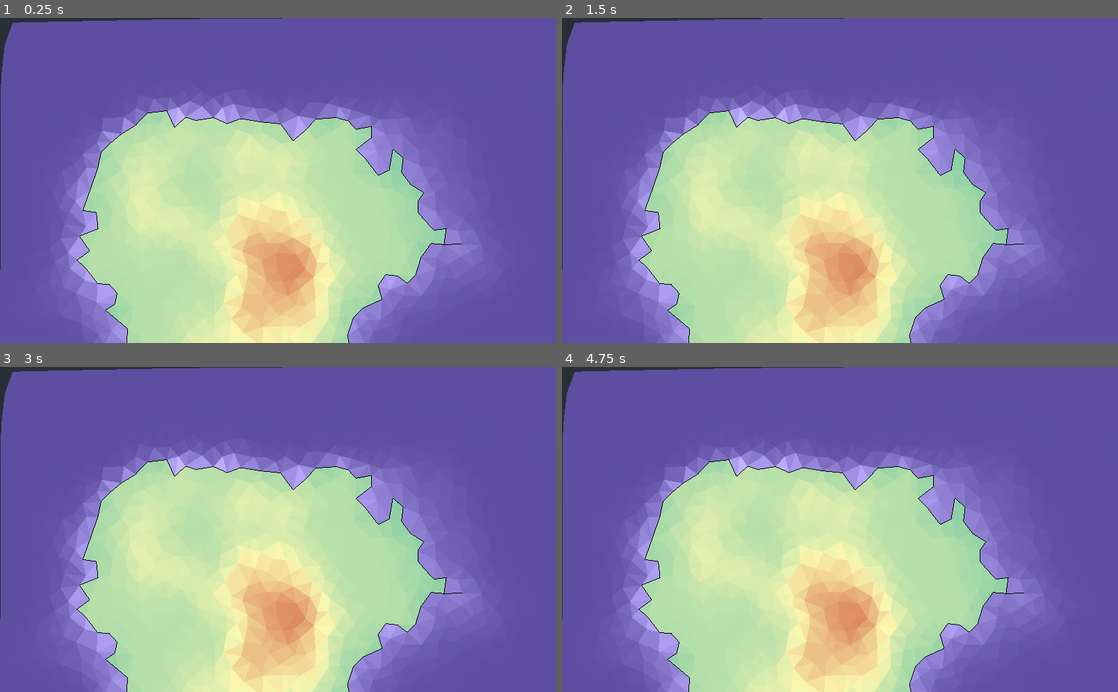
Above: before the commit, frames 1-4 (two rows, left to right).
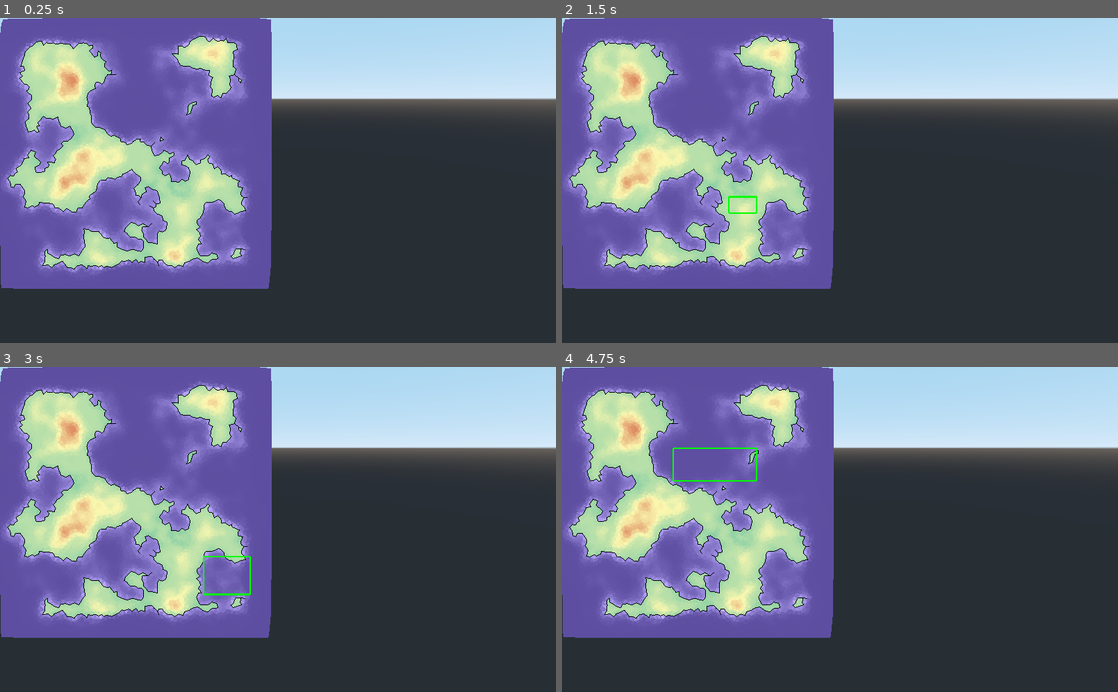
Above: after the commit, the same moments.

Repository: eriwyn/societer
Game: Godot game, scene res://world/game.tscn
The game is run twice, just before and just after one commit, with the same random seed, the same clock (stepped at 60 frames per second) and the same inputs.
Inputs (mouse positions are in pixels of both pictures, inside the frame that each line leads up to):
- Up to frame 1 (0.25 s): no input
- Up to frame 2 (1.5 s): tap Enter at 0.5 s; move the mouse to (962, 164) at 0.52 s; press the mouse at (962, 164) at 0.53 s; right-click (962, 164) at 0.8 s; release the mouse at (962, 164) at 1.25 s; tap Space at 1.25 s; drag from (728, 196) to (812, 245) at 1.27 s
- Up to frame 3 (3 s): tap Enter at 2 s; move the mouse to (333, 458) at 2.02 s; press the mouse at (333, 458) at 2.03 s; right-click (333, 458) at 2.3 s; release the mouse at (333, 458) at 2.75 s; tap Space at 2.75 s; drag from (250, 594) to (111, 480) at 2.77 s
- Up to frame 4 (4.75 s): move the mouse to (1006, 578) at 3.52 s; press the mouse at (1006, 578) at 3.53 s; right-click (1006, 578) at 3.8 s; release the mouse at (1006, 578) at 4.25 s; tap Enter at 4.25 s; drag from (673, 480) to (756, 448) at 4.27 s

The runs differ from the first frame. In frame 1, 85% of the frame differs, in the area x 0-100%, y 0-100%; in frame 2, 85%; in frame 3, 85%; in frame 4, 85%.

Commit message:
add camera

Diff:
--- a/project.godot
+++ b/project.godot
@@ -9,6 +9,11 @@
 config_version=4
 
 _global_script_classes=[ {
+"base": "Camera",
+"class": "CameraController",
+"language": "GDScript",
+"path": "res://utils/camera/CameraController.gd"
+}, {
 "base": "Reference",
 "class": "Delaunator",
 "language": "GDScript",
@@ -25,6 +30,7 @@
 "path": "res://utils/terrain/Terrain.gd"
 } ]
 _global_script_class_icons={
+"CameraController": "",
 "Delaunator": "",
 "PoissonDiscSampling": "",
 "Terrain": ""
@@ -40,6 +46,19 @@
 
 common/drop_mouse_on_gui_input_disabled=true
 
+[input]
+
+main_command={
+"deadzone": 0.5,
+"events": [ Object(InputEventMouseButton,"resource_local_to_scene":false,"resource_name":"","device":0,"alt":false,"shift":false,"control":false,"meta":false,"command":false,"button_mask":0,"position":Vector2( 0, 0 ),"global_position":Vector2( 0, 0 ),"factor":1.0,"button_index":2,"pressed":false,"doubleclick":false,"script":null)
+ ]
+}
+alt_command={
+"deadzone": 0.5,
+"events": [ Object(InputEventMouseButton,"resource_local_to_scene":false,"resource_name":"","device":0,"alt":false,"shift":false,"control":false,"meta":false,"command":false,"button_mask":0,"position":Vector2( 0, 0 ),"global_position":Vector2( 0, 0 ),"factor":1.0,"button_index":1,"pressed":false,"doubleclick":false,"script":null)
+ ]
+}
+
 [physics]
 
 common/enable_pause_aware_picking=true
--- /dev/null
+++ b/utils/camera/CamBase.gd
@@ -0,0 +1,98 @@
+extends Spatial
+
+const MOVE_MARGIN = 20
+const MOVE_SPEED = 30
+
+const ray_length = 1000
+onready var cam = $Camera
+
+var team = 0
+var selected_units = []
+onready var selection_box = $SelectionBox
+var start_sel_pos = Vector2()
+
+func _process(delta):
+	var m_pos = get_viewport().get_mouse_position()
+#	calc_move(m_pos, delta)
+	if Input.is_action_just_pressed("main_command"):
+		move_selected_units(m_pos)
+	if Input.is_action_just_pressed("alt_command"):
+		selection_box.start_sel_pos = m_pos
+		start_sel_pos = m_pos
+	if Input.is_action_pressed("alt_command"):
+		selection_box.m_pos = m_pos
+		selection_box.is_visible = true
+	else:
+		selection_box.is_visible = false
+	if Input.is_action_just_released("alt_command"):
+		select_units(m_pos)
+
+func calc_move(m_pos, delta):
+	var v_size = get_viewport().size
+	var move_vec = Vector3()
+	if m_pos.x < MOVE_MARGIN:
+		move_vec.x -= 1
+	if m_pos.y < MOVE_MARGIN:
+		move_vec.z -= 1
+	if m_pos.x > v_size.x - MOVE_MARGIN:
+		move_vec.x += 1
+	if m_pos.y > v_size.y - MOVE_MARGIN:
+		move_vec.z += 1
+	move_vec = move_vec.rotated(Vector3(0, 1, 0), rotation_degrees.y)
+	global_translate(move_vec * delta * MOVE_SPEED)
+
+func move_selected_units(m_pos):
+	var result = raycast_from_mouse(m_pos, 1)
+	if result:
+		var unit_index = 0
+		for unit in selected_units:
+			var new_position = result.position
+			new_position.x = new_position.x + unit_index
+			unit.move_to(new_position)
+			unit_index += 1
+
+func select_units(m_pos):
+	var new_selected_units = []
+	if m_pos.distance_squared_to(start_sel_pos) < 16:
+		var u = get_unit_under_mouse(m_pos)
+		if u != null:
+			new_selected_units.append(u)
+	else:
+		new_selected_units = get_units_in_box(start_sel_pos, m_pos)
+
+	for unit in selected_units:
+		unit.deselect()
+	for unit in new_selected_units:
+		unit.select()
+	selected_units = new_selected_units
+
+func get_unit_under_mouse(m_pos):
+	var result = raycast_from_mouse(m_pos, 3)
+	if result and result.collider.is_in_group("units"):
+		return result.collider
+
+func get_units_in_box(top_left, bot_right):
+	if top_left.x > bot_right.x:
+		var tmp = top_left.x
+		top_left.x = bot_right.x
+		bot_right.x = tmp
+	if top_left.y > bot_right.y:
+		var tmp = top_left.y
+		top_left.y = bot_right.y
+		bot_right.y = tmp
+	var box = Rect2(top_left, bot_right - top_left)
+	var box_selected_units = []
+	for unit in get_tree().get_nodes_in_group("units"):
+		if box.has_point(cam.unproject_position(unit.global_transform.origin)):
+			box_selected_units.append(unit)
+	return box_selected_units
+
+func raycast_from_mouse(m_pos, collision_mask):
+	var ray_start = cam.project_ray_origin(m_pos)
+	var ray_end = ray_start + cam.project_ray_normal(m_pos) * ray_length
+	var space_state = get_world().direct_space_state
+	return space_state.intersect_ray(ray_start, ray_end, [], collision_mask)
+
+
+func _on_Camera_camera_moved(new_location):
+	pass # Replace with function body.
--- /dev/null
+++ b/utils/camera/CamBase.tscn
@@ -0,0 +1,33 @@
+[gd_scene load_steps=5 format=2]
+
+[ext_resource path="res://utils/camera/SelectionBox.gd" type="Script" id=1]
+[ext_resource path="res://utils/camera/CamBase.gd" type="Script" id=2]
+[ext_resource path="res://utils/camera/CameraController.gd" type="Script" id=3]
+[ext_resource path="res://utils/camera/CameraInput.gd" type="Script" id=4]
+
+[node name="CamBase" type="Spatial"]
+transform = Transform( 1, 0, 0, 0, 0.34202, 0.939693, 0, -0.939693, 0.34202, 0, 0, 0 )
+script = ExtResource( 2 )
+
+[node name="Camera" type="Camera" parent="."]
+size = 20.0
+near = 0.01
+far = 8192.0
+script = ExtResource( 3 )
+movement_speed = 70.017
+min_zoom = 51.0
+zoom_sensibility = 2.818
+rotation_sensibility = 1.0
+
+[node name="Node" type="Node" parent="Camera"]
+script = ExtResource( 4 )
+
+[node name="SelectionBox" type="Control" parent="."]
+margin_right = 40.0
+margin_bottom = 40.0
+script = ExtResource( 1 )
+
+[connection signal="on_change_action" from="Camera/Node" to="Camera" method="change_action"]
+[connection signal="on_change_velocity" from="Camera/Node" to="Camera" method="change_velocity"]
+[connection signal="on_rotate_view" from="Camera/Node" to="Camera" method="rotate_view"]
+[connection signal="on_zoom" from="Camera/Node" to="Camera" method="zoom"]
--- /dev/null
+++ b/utils/camera/CameraController.gd
@@ -0,0 +1,140 @@
+extends Camera
+class_name CameraController
+
+signal camera_moved(new_location)
+
+enum CAMERA_ACTIONS{
+	MOVING,
+	ROTATING_VIEW,
+}
+
+export(float,1,100) var movement_speed = 30
+export(float,0.01,0.99) var movement_damping = 0.74
+export(float,0.01, 3.1415) var max_rotation = 1.2
+export(float,0.01, 3.1415) var min_rotation = 0.5
+
+#Value in percentage of screen portion
+#A value of 0.3 means that when you place the cursor 30% or less away from an edge it will start pushing the camera
+export(float, 0.0,1.0) var edge_size = 0.0
+
+#EDIT HERE--->**,***<--- ZOOM MIN AND MAX LIMITS
+export(float, 10,100) var min_zoom = 25
+export(float, 10,100) var max_zoom = 100
+
+export(float, 1,3) var zoom_sensibility = 2.5
+
+export(float, 1,3) var rotation_sensibility = 2.3
+export(float, 1.0, 10.0) var height = 5.0
+var pitch : float
+var yaw : float
+var current_action = CAMERA_ACTIONS.MOVING
+var velocity : Vector2
+
+func _ready():
+#	Input.set_mouse_mode(Input.MOUSE_MODE_CONFINED)
+
+	pitch = rotation.x
+	yaw = rotation.y
+
+#	var new_rotation = (max_zoom - fov) * (max_rotation - min_rotation) / max_zoom + min_rotation
+	transform.basis = Basis(Vector3(1, 0, 0), (min_rotation + max_rotation) / 2.0)
+	fov = (min_zoom + max_zoom) / 2.0
+
+func change_action(action):
+	current_action = action
+	match(current_action):
+#		CAMERA_ACTIONS.MOVING:
+#			Input.set_mouse_mode(Input.MOUSE_MODE_CONFINED)
+		CAMERA_ACTIONS.ROTATING_VIEW:
+			Input.set_mouse_mode(Input.MOUSE_MODE_CAPTURED)
+
+func _process(delta):
+
+	match(current_action):
+		CAMERA_ACTIONS.MOVING:
+			#CAMERA MOVEMENT
+			velocity.x = clamp(velocity.x * movement_damping,-1.0,1.0)
+			velocity.y = clamp(velocity.y * movement_damping,-1.0,1.0)
+
+			if velocity != Vector2.ZERO:
+				move(velocity)
+
+
+func change_velocity(_velocity : Vector2):
+	velocity = _velocity
+
+func move(_velocity : Vector2):
+	#Move along cameras X axis
+	global_transform.origin += global_transform.basis.x * velocity.x * movement_speed * get_process_delta_time()
+	#Calculate a forward camera direction that is perpendicular to the XZ plane
+	var forward = global_transform.basis.x.cross(Vector3.UP)
+	#Move the camera along that forward direction
+	global_transform.origin += forward * velocity.y * movement_speed * get_process_delta_time()
+
+	var y_offset = 0
+	var space_state = get_world().direct_space_state
+	var result = space_state.intersect_ray(Vector3(global_transform.origin.x, 100, global_transform.origin.z), Vector3(global_transform.origin.x, 0, global_transform.origin.z))
+	if result:
+		y_offset = result.position.y
+	else:
+		y_offset = 0
+	global_transform.origin.y = max(10 + y_offset * 1.3, 30)
+
+	emit_signal("camera_moved", global_transform.origin)
+
+
+func zoom(direction : float):
+	#Zooming using fov
+	var new_fov = fov + (sign(direction) * pow(abs(direction),zoom_sensibility)/100 * get_process_delta_time())
+	fov = clamp(new_fov,min_zoom,max_zoom)
+
+	# Linear equation
+	var slope = (min_rotation - max_rotation) / (max_zoom - min_zoom)
+	var b = max_rotation - slope * min_zoom
+	var new_rotation = slope * fov + b
+	transform.basis = Basis(Vector3(1, 0, 0), new_rotation)
+
+
+func rotate_view(axis : Vector2):
+
+	var pitch_rotation_amount = -axis.y/100 * get_process_delta_time() * rotation_sensibility
+	var yaw_rotation_amount = -axis.x/100 * get_process_delta_time() * rotation_sensibility
+
+	pitch += pitch_rotation_amount
+	pitch = clamp(pitch,-PI/2,0)
+
+	yaw += yaw_rotation_amount
+
+	rotation.x = pitch
+	rotation.y = yaw
+
+func _on_Map_map_clicked(position):
+	global_transform.origin.x = position.x
+	global_transform.origin.z = position.y
+
+
+	var y_offset = 0
+	var space_state = get_world().direct_space_state
+	var result = space_state.intersect_ray(Vector3(global_transform.origin.x, 100, global_transform.origin.z), Vector3(global_transform.origin.x, 0, global_transform.origin.z))
+	if result:
+		y_offset = result.position.y
+	else:
+		y_offset = 0
+	global_transform.origin.y = max(height + y_offset * 1.3, 30)
+	pass # Replace with function body.
+
+
+func _on_World_character_created(position):
+	global_transform.origin.x = position.x
+	global_transform.origin.z = position.y
+
+
+	var y_offset = 0
+	var space_state = get_world().direct_space_state
+	var result = space_state.intersect_ray(Vector3(global_transform.origin.x, 100, global_transform.origin.z), Vector3(global_transform.origin.x, 0, global_transform.origin.z))
+	if result:
+		y_offset = result.position.y
+	else:
+		y_offset = 0
+	global_transform.origin.y = max(height + y_offset * 1.3, 30)
+	pass # Replace with function body.
--- /dev/null
+++ b/utils/camera/CameraInput.gd
@@ -0,0 +1,155 @@
+extends Node
+
+export(float,0.001,1.0) var screen_edge_size : float = 0.3
+export(float) var mouse_wheel_damping = 0.9
+
+#USED TO CALCULATE RAW MOVEMENT WHILE PUSHING AN EDGE
+var horizontal : float = 0.0
+var vertical : float = 0.0
+
+#USED TO STORE MOUSE WHEEL INERTIA TO ENABLE SMOOTH STOPPING
+var mouse_wheel : float  = 0.0
+
+signal on_change_velocity(velocity)
+signal on_rotate_view(relative)
+signal on_change_action(new_state)
+signal on_zoom(value)
+
+var current_action
+
+#TOUCH VARIABLE FOR MOBILE
+var touch_count : int = 0
+var swipe_start : Vector2
+
+func _ready():
+	connect("on_change_action",self,"change_action")
+	emit_signal("on_change_action",CameraController.CAMERA_ACTIONS.MOVING)
+
+func change_action(action):
+	current_action = action
+
+func toggle_action():
+	current_action = 1 - current_action
+
+func start_swipe(position : Vector2):
+	swipe_start = position
+
+func move_swipe(position : Vector2):
+	if blocked_movement:
+		return
+
+	var delta = (position - swipe_start)*-1
+	var direction_x = sign(delta.x)
+	var direction_y = sign(delta.y)
+
+	var view_size = get_viewport().get_visible_rect().size - Vector2.ONE
+
+	horizontal = range_lerp(abs(delta.x),0,view_size.x,0.0,1.0)
+	vertical = range_lerp(abs(delta.y),0,view_size.y,0.0,1.0)
+
+	#Applies direction
+	horizontal *= direction_x
+	vertical *= direction_y
+
+var touches = [ Vector2.ZERO, Vector2.ZERO ]
+var start_pinch_distance : float
+var last_pinch_distance : float
+var pinching : float
+
+var blocked_movement : bool = false
+
+func _input(event):
+
+	if OS.get_name() == "Android" or OS.get_name() == "iOS":
+		#MOBILE##############
+		if event is InputEventScreenTouch:
+			#SET TOUCH STARTING POSTIION
+			touches[event.index] = event.position
+			if event.pressed:
+				touch_count += 1
+				start_swipe(event.position)
+			else:
+				touch_count -= 1
+				#RENABLE SWIPE MOVEMENT BECAUSE EVERY TOUCH WAS LIFTED
+				if blocked_movement and touch_count <= 0:
+					blocked_movement = false
+
+			#RESET PINCHING VALUE WHEN A NEW TOUCH IS DETECTED OR HAS BEEN LIFTED
+			pinching = 0.0
+			if touch_count == 2:
+				#STARTED ZOOMING, BLOCK MOVEMENT UNTIL EVERY TOUCH IS LIFTED
+				blocked_movement = true
+				start_pinch_distance = (touches[1] - touches[0]).length()
+
+		if event is InputEventScreenDrag:
+			if touch_count == 2:
+				#UPDATE TOUCHES POSITIONS
+				touches[event.index] = event.position
+				#CALCULATE DISTANCE BETWEEN TOUCHES
+				var pinch_distance = (touches[1] - touches[0]).length()
+				var pinch_direction = 1 if pinch_distance > last_pinch_distance else -1
+				#CALCULATE PINCH DELTA
+				pinching = abs(start_pinch_distance - pinch_distance) * pinch_direction
+				#USE MOUSE WHEEL BUFFER TO ENABLE SMOOTHING
+				mouse_wheel += pinching * get_process_delta_time()
+				last_pinch_distance = pinch_distance
+			else:
+				if current_action == CameraController.CAMERA_ACTIONS.MOVING:
+					move_swipe(event.position)
+				elif current_action == CameraController.CAMERA_ACTIONS.ROTATING_VIEW:
+					emit_signal("on_rotate_view",event.relative)
+
+		###############MOBILE
+	else:
+	#PC##################
+	#Camera edge pushing
+		if event is InputEventMouseMotion:
+			#ROTATE VIEW
+			if current_action == CameraController.CAMERA_ACTIONS.ROTATING_VIEW:
+				emit_signal("on_rotate_view",event.relative)
+			#Gets screen size
+			var view_size = get_viewport().get_visible_rect().size - Vector2.ONE
+			#Get mouse position in percentage values relative to the screen
+			var delta = (event.position) / view_size
+			#Convert it to a range between [-1,1]
+			delta = (delta * 2) - Vector2.ONE
+
+			if current_action == CameraController.CAMERA_ACTIONS.MOVING:
+				#Store it an buffer to use it on _process
+				#Calculates delta based on percentage between the edge size and the actual edge
+				horizontal = max(abs(delta.x) - (1.0 - screen_edge_size),0)
+				vertical = max(abs(delta.y) - (1.0 - screen_edge_size),0)
+				#Converts it to an [0.0,1.0] range
+				horizontal = range_lerp(horizontal,0.0,screen_edge_size,0.0,1.0)
+				vertical = range_lerp(vertical,0.0,screen_edge_size,0.0,1.0)
+				#Applies direction
+				horizontal *= sign(delta.x)
+				vertical *= sign(delta.y)
+			elif current_action == CameraController.CAMERA_ACTIONS.ROTATING_VIEW:
+				horizontal = delta.x
+				vertical = delta.y
+				pass
+
+
+		if event is InputEventMouseButton:
+			#WHEEL SCROLL
+			if event.button_index == BUTTON_WHEEL_UP or event.button_index == BUTTON_WHEEL_DOWN:
+				if event.pressed and not event.is_echo():
+					var direction = (-1 if event.button_index == BUTTON_WHEEL_UP else 0) + (1 if event.button_index == BUTTON_WHEEL_DOWN else 0)
+					mouse_wheel += direction * get_process_delta_time() * 1000
+	###################PC
+
+func _process(delta):
+
+	#PC######
+	match(current_action):
+		CameraController.CAMERA_ACTIONS.MOVING:
+			#RESIDUAL MOVEMENT
+			if horizontal != 0 or vertical != 0:
+				emit_signal("on_change_velocity",Vector2(horizontal, vertical))
+
+	#MOUSE WHEEL
+	if mouse_wheel != 0:
+		mouse_wheel = mouse_wheel * mouse_wheel_damping
+		emit_signal("on_zoom",mouse_wheel)
+	#######PC
--- /dev/null
+++ b/utils/camera/SelectionBox.gd
@@ -0,0 +1,17 @@
+extends Control
+
+var is_visible = false
+var m_pos = Vector2()
+var start_sel_pos = Vector2()
+const sel_box_col = Color(0, 1, 0)
+const sel_box_line_width = 3
+
+func _draw():
+	if is_visible and start_sel_pos != m_pos:
+		draw_line(start_sel_pos, Vector2(m_pos.x, start_sel_pos.y), sel_box_col, sel_box_line_width)
+		draw_line(start_sel_pos, Vector2(start_sel_pos.x, m_pos.y), sel_box_col, sel_box_line_width)
+		draw_line(m_pos, Vector2(m_pos.x, start_sel_pos.y), sel_box_col, sel_box_line_width)
+		draw_line(m_pos, Vector2(start_sel_pos.x, m_pos.y), sel_box_col, sel_box_line_width)
+
+func _process(delta):
+	update()
--- a/world/game.tscn
+++ b/world/game.tscn
@@ -1,9 +1,10 @@
-[gd_scene load_steps=6 format=2]
+[gd_scene load_steps=7 format=2]
 
 [ext_resource path="res://ui/ui.tscn" type="PackedScene" id=1]
 [ext_resource path="res://world/game.gd" type="Script" id=2]
 [ext_resource path="res://world/default_env.tres" type="Environment" id=3]
 [ext_resource path="res://world/World.gd" type="Script" id=4]
+[ext_resource path="res://utils/camera/CamBase.tscn" type="PackedScene" id=5]
 
 [sub_resource type="PlaneMesh" id=1]
 size = Vector2( 2000, 2000 )
@@ -12,6 +13,9 @@
 script = ExtResource( 2 )
 
 [node name="UI" parent="." instance=ExtResource( 1 )]
+
+[node name="Map" parent="UI" index="0"]
+scale = Vector2( 0.25, 0.25 )
 
 [node name="World" type="Spatial" parent="."]
 script = ExtResource( 4 )
@@ -23,12 +27,10 @@
 [node name="WorldEnvironment" type="WorldEnvironment" parent="World"]
 environment = ExtResource( 3 )
 
-[node name="Camera" type="Camera" parent="World"]
-transform = Transform( 1, 0, 0, 0, 0.509837, 0.860271, 0, -0.860271, 0.509837, 0, 5.05008, 66.6125 )
-near = 0.01
-far = 8192.0
+[node name="CamBase" parent="World" instance=ExtResource( 5 )]
 
 [connection signal="world_loaded" from="." to="UI/Map" method="_on_Game_world_loaded"]
 [connection signal="world_loaded" from="." to="World" method="_on_Game_world_loaded"]
 
 [editable path="UI"]
+[editable path="World/CamBase"]
